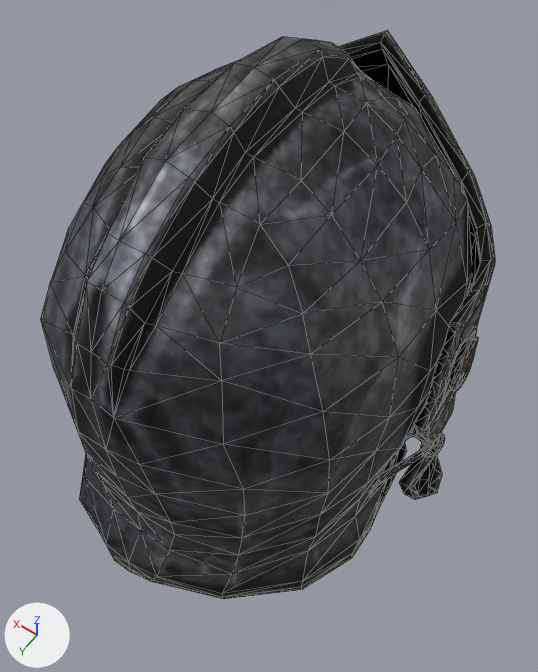
The glTF model characters_art/equipment/damaged_black/pieces/damaged_black_helm_elementalist.glb as it was, and as the next commit left it.
Camera for both pictures: a camera (50 mm lens) standing at (-0.155, 0.174, 1.857) and looking at (-0.004, -0.038, 1.524). The axes (+X, +Y, +Z) are drawn at lower left. The lights are the same throughout. The older version comes first. Mesh edges are drawn as thin lines. Vertices at exactly the same position are counted once.

Before the edit, the objects in view are built like this:
```python
me_damaged_black_helm = bpy.data.meshes.new('damaged_black_helm')
me_damaged_black_helm.from_pydata(...)  # 1879 vertices, 3398 faces; spans x -0.116..0.112, y -0.189..0.093, z 1.368..1.696
me_damaged_black_helm.materials.append(mat_06___default)
ob_damaged_black_helm = bpy.data.objects.new('damaged_black_helm', me_damaged_black_helm)
ob_damaged_black_helm.location = (0.0, 0.0, 0.0)
```
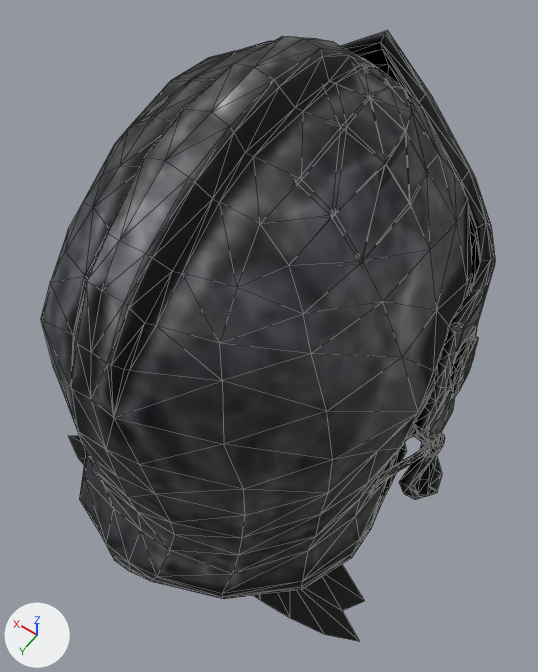
Patch to the scene script:
```diff
--- a/characters_art/equipment/damaged_black/pieces/damaged_black_helm_elementalist.glb.py
+++ b/characters_art/equipment/damaged_black/pieces/damaged_black_helm_elementalist.glb.py
@@ img_damaged_black_atlas_normal @@
+img_damaged_black_atlas_normal = load_image('damaged_black_atlas_normal', '../textures/damaged_black_atlas_normal.webp', 1024, 1024, 'Non-Color')
@@ img_damaged_black_atlas_basecolor @@
+img_damaged_black_atlas_basecolor = load_image('damaged_black_atlas_basecolor', '../textures/damaged_black_atlas_basecolor.webp', 1024, 1024, 'sRGB')
@@ img_damaged_black_atlas_metallicroughness @@
+img_damaged_black_atlas_metallicroughness = load_image('damaged_black_atlas_metallicroughness', '../textures/damaged_black_atlas_metallicroughness.webp', 1024, 1024, 'Non-Color')
@@ mat_damaged_black_atlas @@
+mat_damaged_black_atlas = bpy.data.materials.new('damaged_black_atlas')
+# uses the picture img_damaged_black_atlas_basecolor
+# uses the picture img_damaged_black_atlas_metallicroughness
+# uses the picture img_damaged_black_atlas_normal
@@ me_damaged_black_helm @@
 # used by ob_damaged_black_helm; location = (0.0, 0.0, 0.0)
-me_damaged_black_helm.from_pydata(...)  # 1879 vertices, 3398 faces; spans x -0.116..0.112, y -0.189..0.093, z 1.368..1.696
+me_damaged_black_helm.from_pydata(...)  # 2137 vertices, 3814 faces; spans x -0.122..0.122, y -0.189..0.093, z 1.368..1.696
+# me_damaged_black_helm part 1: a new loose piece of 159 vertices spanning x -0.122..0.122, y -0.091..0.049, z 1.378..1.49, in mat_damaged_black_atlas
+# me_damaged_black_helm part 2
+# 37 vertices are removed from x -0.108..0.083, y -0.114..0.0, z 1.433..1.591
+# 95 faces are deleted
+# 9 vertices in x -0.082..0.031, y -0.141..-0.005, z 1.383..1.684 move by (0.0, 0.0, 0.001)
+# 4 vertices in x -0.111..-0.107, y -0.05..-0.04, z 1.548..1.563 move by (0.0, 0.001, 0.0)
+# 4 vertices in x -0.109..-0.036, y -0.048..-0.014, z 1.548..1.669 move by (-0.001, 0.001, 0.001)
+# 4 vertices in x -0.067..0.099, y -0.126..-0.043, z 1.588..1.674 move by (0.0, -0.001, 0.001)
+# 4 vertices in x -0.096..-0.077, y -0.042..0.027, z 1.528..1.599 move by (-0.001, -0.002, -0.001)
+# 3 vertices in x -0.015..-0.002, y -0.117..-0.101, z 1.648..1.661 move by (-0.001, -0.004, 0.004)
+# 183 vertices move from x -0.111..0.111, y -0.141..0.042, z 1.379..1.678 to x -0.113..0.112, y -0.146..0.042, z 1.382..1.68
+# 2 vertices are added at (0.07, -0.113, 1.59), (0.072, -0.115, 1.591)
+# 95 new faces join them
+# me_damaged_black_helm part 3: 3284 faces spanning x -0.116..0.112, y -0.189..0.093, z 1.368..1.696 switch from mat_06___default to mat_damaged_black_atlas
+# other edits to the shape of me_damaged_black_helm do not show in these pictures
```

Pixel boxes [x1, y1, x2, y2] of what changed, in the pictures (538 x 672 px; the box of a moved part takes in the faces that stretch with it):
'damaged_black_helm', reshaped (8% taller): before [41, 30, 495, 599]; after [41, 30, 495, 642]
part 1 of me_damaged_black_helm, added (mostly hidden): after [68, 435, 364, 642]
part 2 of me_damaged_black_helm, moved or reshaped: before [84, 53, 467, 557]; after [84, 41, 467, 557]
part 3 of me_damaged_black_helm, edited (looks the same): [41, 30, 495, 599] in both
